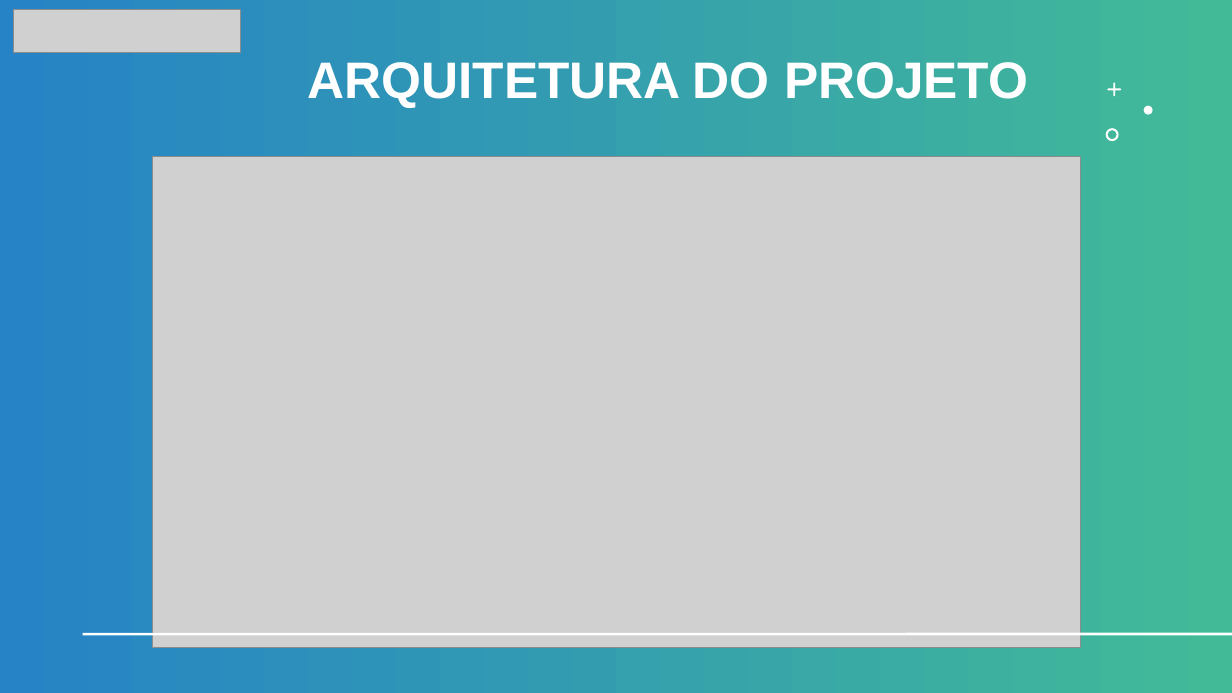
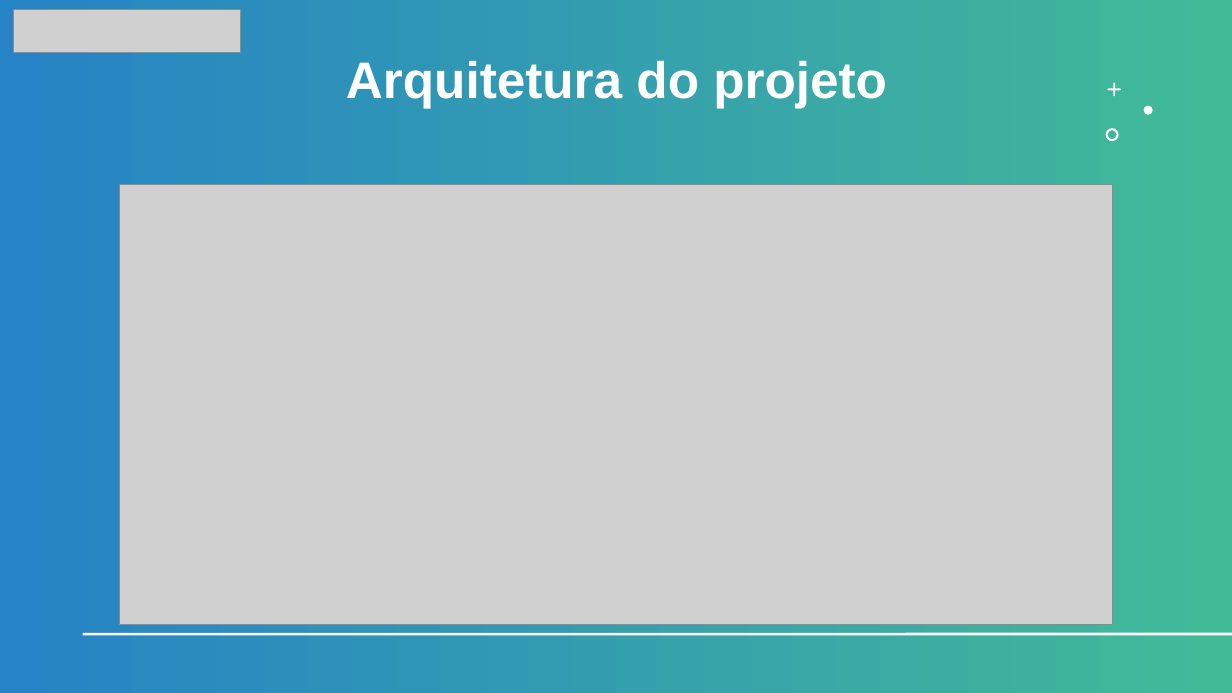
Before and after one commit to AndreZila01/S.T.A.R, a slide deck: slide 4 of Resource/Apresentação - STAR - 2.odp. Drawn at 1232x693 pixels with LibreOffice and Linux fonts; fonts in the diff are those of the drawing; grey boxes stand for pictures. Boxes give left, top, right and bottom in pixels: in the first picture for what was removed or moved away, otherwise in the second. Text is boxed around its words. In the diff, an @@ line names an element or a change of style, - is before the commit and + after.

```diff
--- a/Resource/Apresentação - STAR - 2.odp
+++ b/Resource/Apresentação - STAR - 2.odp
@@ title at (x1=346, y1=61, x2=887, y2=108): text changed @@
-ARQUITETURA DO PROJETO
+Arquitetura do projeto
@@ picture resized from (x1=152, y1=156, x2=1080, y2=648) to (x1=120, y1=185, x2=1113, y2=625) @@
```
Also in this commit, not shown: 2 other slides changed, 1 slide added, 7 other files.
